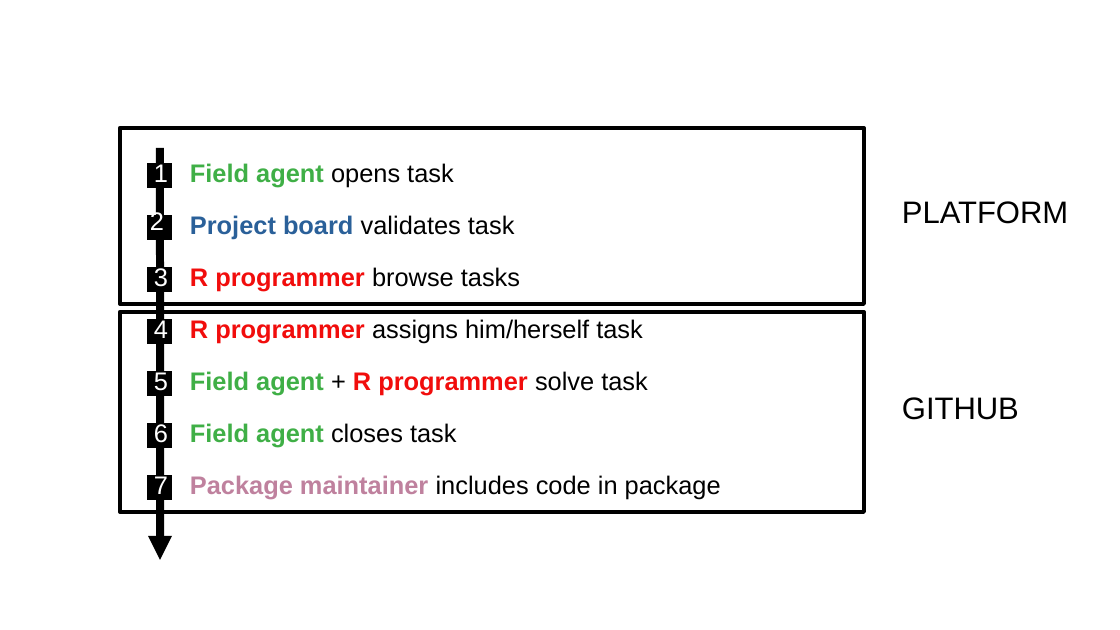
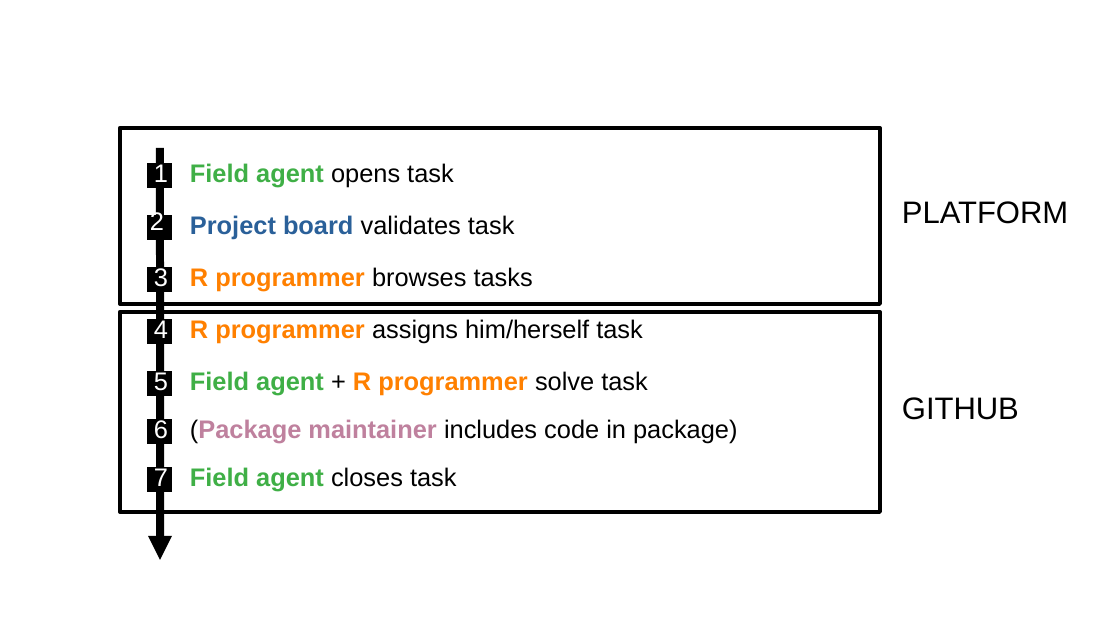
Before and after one commit to matthieugold/covid-19-challenge, a slide deck: slide 42 of docs/dscc_presentation/dscc_presentation.odp. Drawn at 1120x630 pixels with LibreOffice and Linux fonts; fonts in the diff are those of the drawing. Boxes give left, top, right and bottom in pixels: in the first picture for what was removed or moved away, otherwise in the second. Text is boxed around its words. In the diff, an @@ line names an element or a change of style, - is before the commit and + after.

```diff
--- a/docs/dscc_presentation/dscc_presentation.odp
+++ b/docs/dscc_presentation/dscc_presentation.odp
@@ rectangle: place and size @@
-rectangle at (120,128,864,304)
+rectangle at (120,128,880,304)
@@ text at (190,267,533,291): text changed; text colour #F10D0C to #000000; bold off @@
-R programmer browse tasks
+R programmer browses tasks
@@ rectangle: place and size @@
-rectangle at (120,312,864,512)
+rectangle at (120,312,880,512)
@@ text "R programmer assigns him/herself task" at (190,319,643,343): text colour #F10D0C to #FF8000 in "R programmer" @@
@@ text "Field agent + R programmer ..." at (190,371,648,395): text colour #F10D0C to #FF8000 in "R programmer" @@
@@ text "6": place and size @@
-text "6" at (154,421,168,443)
+text "6" at (154,417,168,439)
@@ text at (190,419,737,443): text changed @@
-Package maintainer includes code in package
+(Package maintainer includes code in package)
@@ rectangle: place and size @@
-rectangle at (148,477,173,501)
+rectangle at (148,420,173,444)
@@ text "7": place and size @@
-text "7" at (154,473,168,494)
+text "7" at (154,465,168,486)
@@ rectangle: place and size @@
-rectangle at (148,424,173,448)
+rectangle at (148,469,173,493)
@@ text "Field agent closes task": place and size @@
-text "Field agent closes task" at (190,423,457,447)
+text "Field agent closes task" at (190,467,457,491)
```
Also in this commit, not shown: 10 other slides changed, 1 other file.
